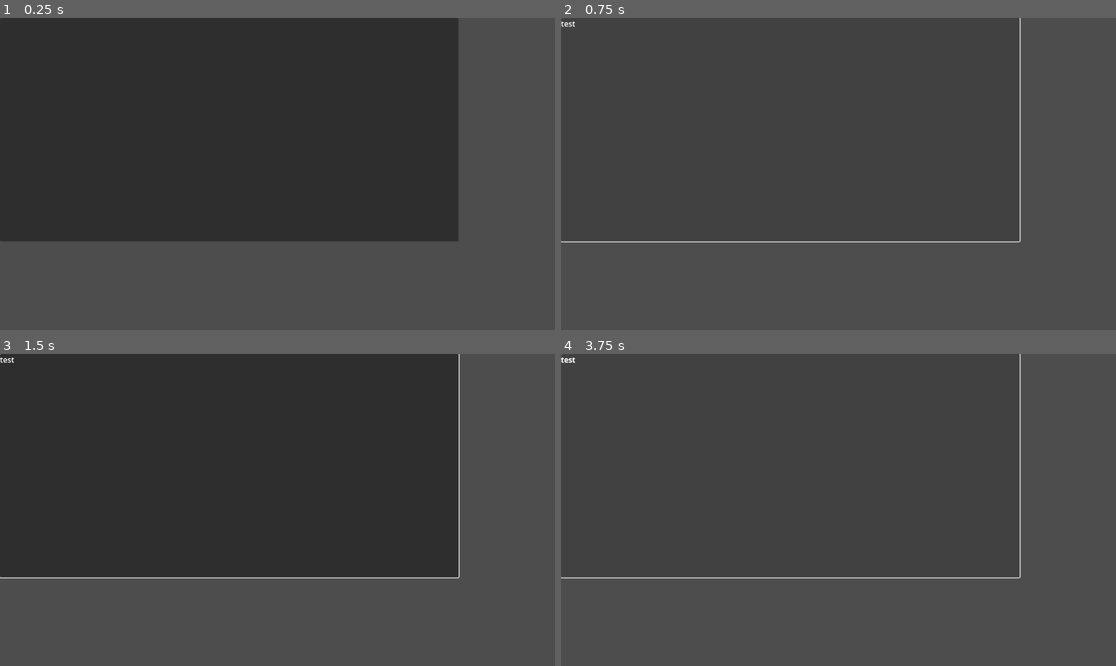
Above: before the commit, frames 1-4 (two rows, left to right).
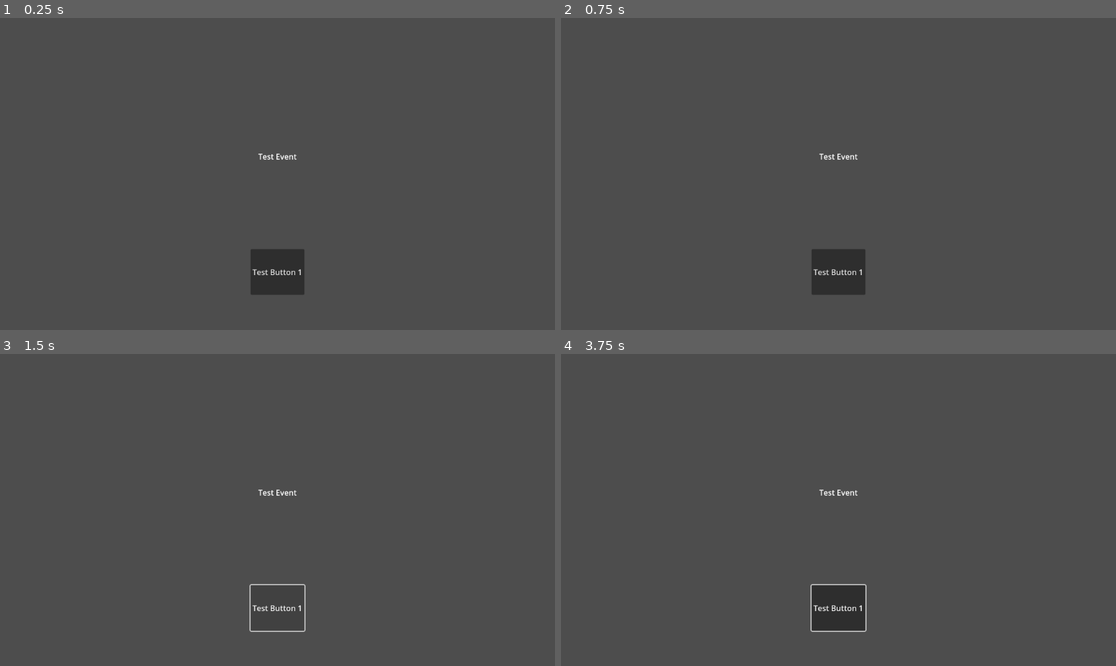
Above: after the commit, the same moments.

Repository: Hiffwux/February
Game: Godot game, scene res://events/eventMain.tscn
Two runs of this game, one before a commit and one after it. Both use one fixed random seed, a clock stepped at 60 frames per second and the inputs below. The project has no main scene, so this scene is started directly.
Inputs (mouse positions are in pixels of both pictures, inside the frame that each line leads up to):
- Up to frame 1 (0.25 s): no input
- Up to frame 2 (0.75 s): click (788, 130) at 0.52 s
- Up to frame 3 (1.5 s): click (277, 606) at 1.25 s, where only the run after the commit has a clickable "Test Button 1"
- Up to frame 4 (3.75 s): click (788, 466) at 2.02 s; click (838, 606) at 2.75 s, where only the run after the commit has a clickable "Test Button 1"; click (788, 466) at 3.52 s

The runs differ from the first frame. In frame 1, 60% of the frame differs, in the area x 0-83%, y 0-89%; in frame 2, 2.0%; in frame 3, 60%; in frame 4, 2.2%.

Commit message:
EventManager and events

Diff:
--- a/events/eventMain.gd
+++ b/events/eventMain.gd
@@ -1,18 +1,47 @@
 extends Control
 
+@onready var labelContainer = $labelContainer
+@onready var buttonContainer = $buttonContainer
 
-# Called when the node enters the scene tree for the first time.
+#для облегчения
+#var dict = GlobalEventManager.eventDictionary
+var indexInt: int = -1
+var eventPickId: int = 0
+
 func _ready():
-	pass # Replace with function body.
+	#забираю текст
+	var eventLabel = Label.new()
+	eventLabel.text = GlobalEventManager.eventDictionary["event"+ str(eventPickId)]["text"]
+	labelContainer.add_child(eventLabel)
+
+	#забираю кнопки
+	for button in GlobalEventManager.eventDictionary["event"+ str(eventPickId)]["buttons"]:
+		indexInt += 1
+		var eventButton = Button.new()
+		eventButton.text = button["label"]
+		buttonContainer.add_child(eventButton)
+		eventButton.pressed.connect(_applyChanges.bind(indexInt))
+
+
+	#for button in GlobalEventManager.eventDictionary["event0"]["buttons"]:
+		#var eventButton =  Button.new()
+		#eventButton.text = button["text"]
+		#$HBoxContainer.add_child(eventButton)
+		#eventButton.pressed.connect(_eventButtonPressed.bind(button["text"]))
 
 
 # Called every frame. 'delta' is the elapsed time since the previous frame.
 func _process(delta):
 	pass
 
+func _applyChanges(index):
+	for stats in GlobalEventManager.eventDictionary["event"+ str(eventPickId)]["buttons"][index]["stat"]:
+		if (stats != null):
 
-func _on_button_pressed():
-	print(GlobalEventManager.eventDictionary)
-	var newChild = Label.new()
-	newChild.text = GlobalEventManager.eventDictionary["obj"]["text"]
-	add_child(newChild)
+
+			print('Success?')
+		else:
+			print("Stats are empty")
+
+func _endEvent():
+	print("END")
--- a/events/eventMain.tscn
+++ b/events/eventMain.tscn
@@ -11,24 +11,26 @@
 grow_vertical = 2
 script = ExtResource("1_6x00c")
 
-[node name="HBoxContainer" type="HBoxContainer" parent="."]
+[node name="labelContainer" type="HBoxContainer" parent="."]
 layout_mode = 1
 anchors_preset = -1
-anchor_left = 0.111111
-anchor_top = 0.790123
-anchor_right = 0.888889
+anchor_left = 0.0833333
+anchor_top = 0.296296
+anchor_right = 0.916667
+anchor_bottom = 0.592593
+grow_horizontal = 2
+grow_vertical = 2
+alignment = 1
+metadata/_edit_use_anchors_ = true
+
+[node name="buttonContainer" type="HBoxContainer" parent="."]
+layout_mode = 1
+anchors_preset = -1
+anchor_left = 0.0833333
+anchor_top = 0.740741
+anchor_right = 0.916667
 anchor_bottom = 0.888889
 grow_horizontal = 2
 grow_vertical = 2
+alignment = 1
 metadata/_edit_use_anchors_ = true
-
-[node name="Button" type="Button" parent="."]
-layout_mode = 1
-anchors_preset = -1
-anchor_right = 0.819444
-anchor_bottom = 0.703704
-offset_right = 8.0
-offset_bottom = 8.0
-metadata/_edit_use_anchors_ = true
-
-[connection signal="pressed" from="Button" to="." method="_on_button_pressed"]
--- /dev/null
+++ b/events/febr_events_sample.json
@@ -0,0 +1,51 @@
+{
+	"notes" : "",
+	"event0" : {
+		"text" : "Test Event",
+		"buttons" : [
+			{
+				"label" : "Test Button 1",
+				"isFinal" : true,
+				"stat" : [
+					{
+						"nameOfstat" : ["endurance","sanity"],
+						"changes" : ["+= 10","+= 5"],
+					}
+				],
+				"pressedEvent" : "event0_1"
+			}
+		],
+		"roll" : 0,
+		"eventFailedRoll" : null,
+	},
+	"event0_1" : {
+		"text" : "Pressed event 1",
+		"buttons" : [
+			{
+				"label" : "OK",
+				"isFinal" : true,
+				"stat" : [],
+				"changes" : [],
+				"pressedEvent" : null
+			},
+		],
+		"roll" : 10,
+		"eventFailedRoll" : "event0_1failed",
+	},
+	"event0_1failed" : {
+		"text" : "Failed event 1",
+		"buttons" : [
+			{
+				"label" : "OK",
+				"isFinal" : true,
+				"stat" : [],
+				"changes" : [],
+				"pressedEvent" : null
+			},
+		],
+		"roll" : 10,
+		"eventFailedRoll" : {
+
+		}
+	}
+}
--- a/events/test_json.json
+++ b/events/test_json.json
@@ -1,6 +1,16 @@
 {
-	"obj" : {
-		"button" : {},
+	"event0" : {
+		"buttons" : [
+			{
+				"text": "cool baton"
+			},
+			{
+				"text": "cool buton"
+			},
+			{
+				"text": "cool beton"
+			}
+		],
 		"text": "test"
 	}
 }
--- a/global/globalEventManager.gd
+++ b/global/globalEventManager.gd
@@ -2,6 +2,7 @@
 var eventDictionary: Dictionary
 
 func _ready():
-	var eventJson = FileAccess.open("res://events/test_json.json",FileAccess.READ)
+	var eventJson = FileAccess.open("res://events/febr_events_sample.json",FileAccess.READ)
 	eventDictionary = JSON.parse_string(eventJson.get_as_text())
 	eventJson.close()
+	print(eventDictionary)
--- a/mainScene.tscn
+++ b/mainScene.tscn
@@ -1,7 +1,6 @@
-[gd_scene load_steps=9 format=3 uid="uid://k04etqtgysnj"]
+[gd_scene load_steps=8 format=3 uid="uid://k04etqtgysnj"]
 
 [ext_resource type="Script" path="res://mainScene.gd" id="1_vvkln"]
-[ext_resource type="Script" path="res://global/globalTimeOfWorld.gd" id="2_prvp2"]
 
 [sub_resource type="LabelSettings" id="LabelSettings_gyh0u"]
 font_size = 32
@@ -120,9 +119,6 @@
 [node name="newTime" type="Label" parent="dayAndTime/HBoxContainer"]
 layout_mode = 2
 
-[node name="TimeOfWorld" type="Node" parent="dayAndTime/HBoxContainer/newTime"]
-script = ExtResource("2_prvp2")
-
 [node name="gameButtons" type="HBoxContainer" parent="."]
 visible = false
 anchors_preset = -1
@@ -175,5 +171,4 @@
 text = "В НЕБЫИТИЕ"
 flat = true
 
-[connection signal="minute_changed" from="dayAndTime/HBoxContainer/newTime/TimeOfWorld" to="." method="_onTimeOfWorldMinuteChanged"]
 [connection signal="pressed" from="menuButtons/awake" to="." method="_awakeStartGame"]
